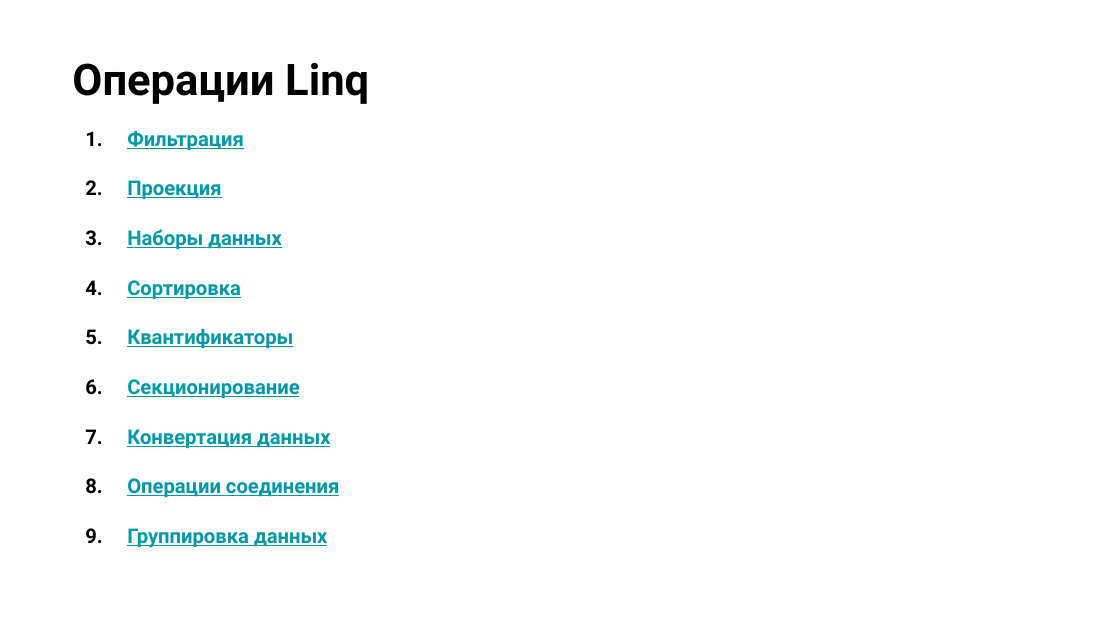
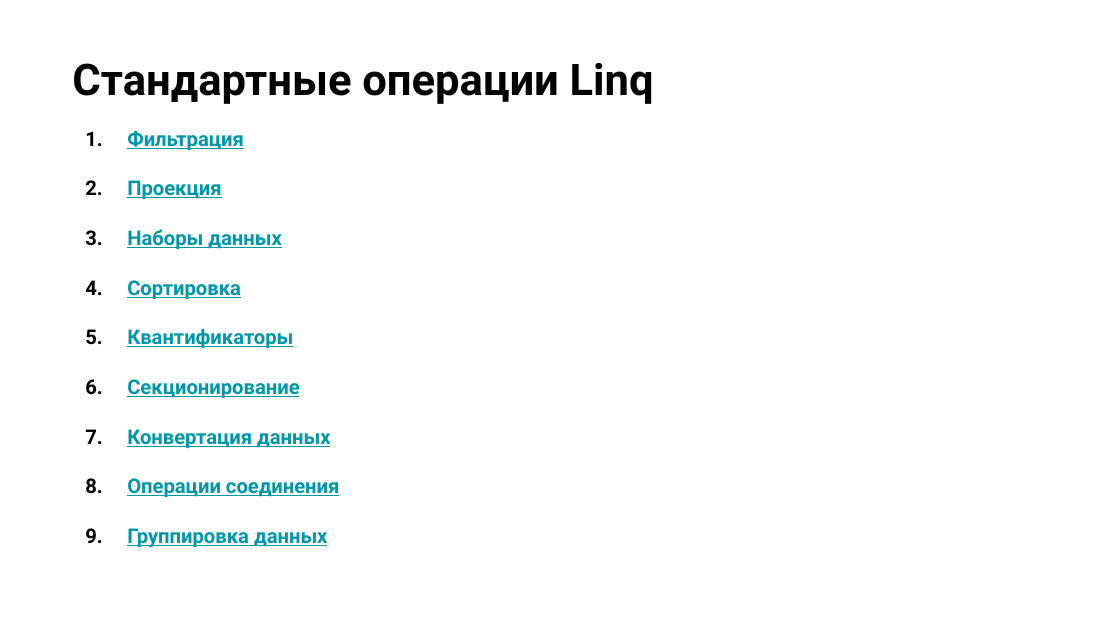
Before and after one commit to NilovPavel/LessonsLinq, a slide deck: slide 8 of LinqOperators.pptx. Drawn at 1120x630 pixels with LibreOffice and Linux fonts; fonts in the diff are those of the drawing; background and template pictures are left out. Boxes give left, top, right and bottom in pixels: in the first picture for what was removed or moved away, otherwise in the second. Text is boxed around its words. In the diff, an @@ line names an element or a change of style, - is before the commit and + after.

```diff
--- a/LinqOperators.pptx
+++ b/LinqOperators.pptx
@@ title at (72, 63, 654, 104): text changed @@
-Операции Linq
+Стандартные операции Linq
```
Also in this commit, not shown: 2 other slides changed, 4 slides added, 1 other file.
